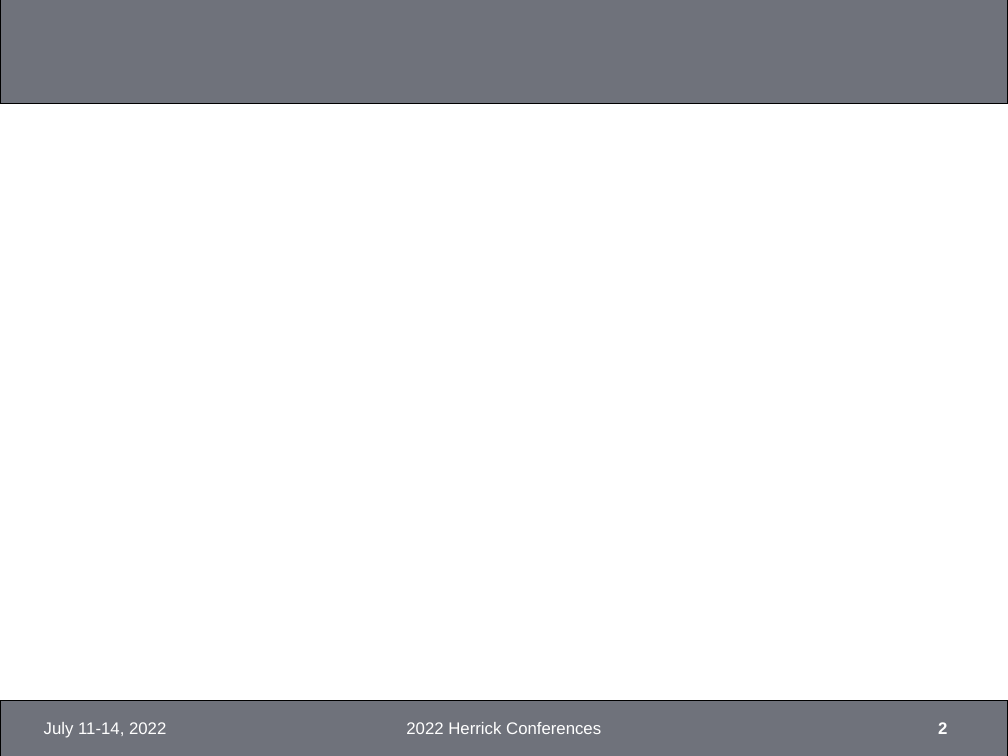
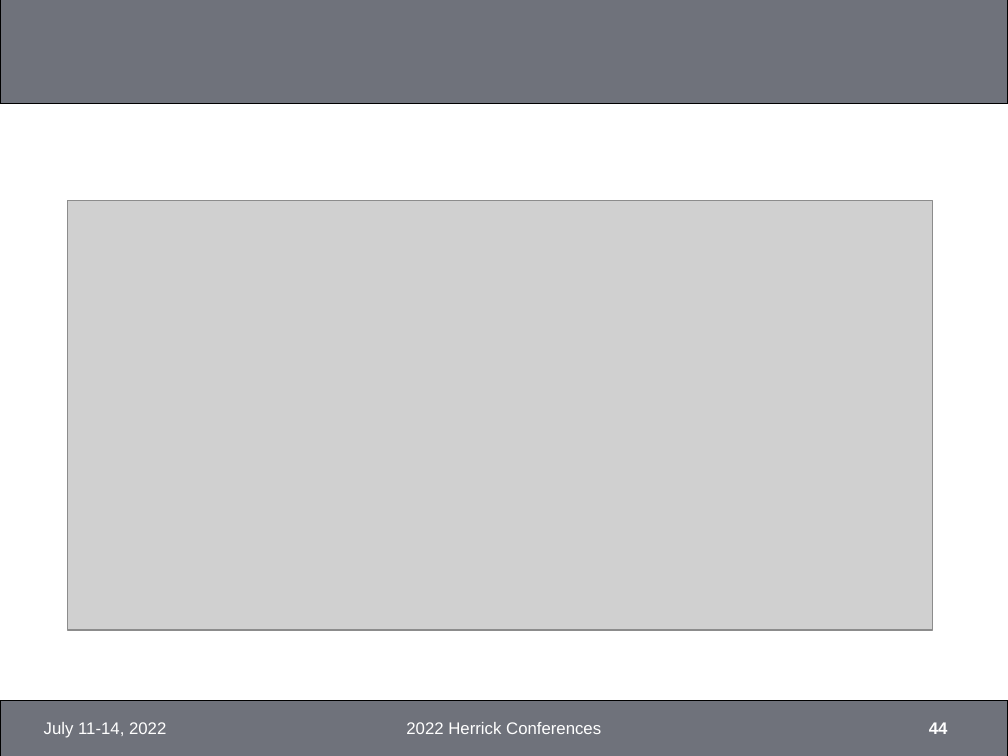
Before and after one commit to xixihaha1995/Hybrid_RC_GGMR, a slide deck: slide 44 of Final/TODO_Recordings.pptx (slide 2 before the commit). Drawn at 1008x756 pixels with LibreOffice and Linux fonts; fonts in the diff are those of the drawing; grey boxes stand for pictures; background and template pictures are left out. Boxes give left, top, right and bottom in pixels: in the first picture for what was removed or moved away, otherwise in the second. Text is boxed around its words. In the diff, an @@ line names an element or a change of style, - is before the commit and + after.

```diff
--- a/Final/TODO_Recordings.pptx
+++ b/Final/TODO_Recordings.pptx
@@ picture added at <box>68,201,932,631</box> @@
@@ page number at <box>929,722,948,734</box>: text changed @@
-2
+44
```
Also in this commit, not shown: 1 other slide changed, 42 slides added, 1 slide removed, 7 other files.
